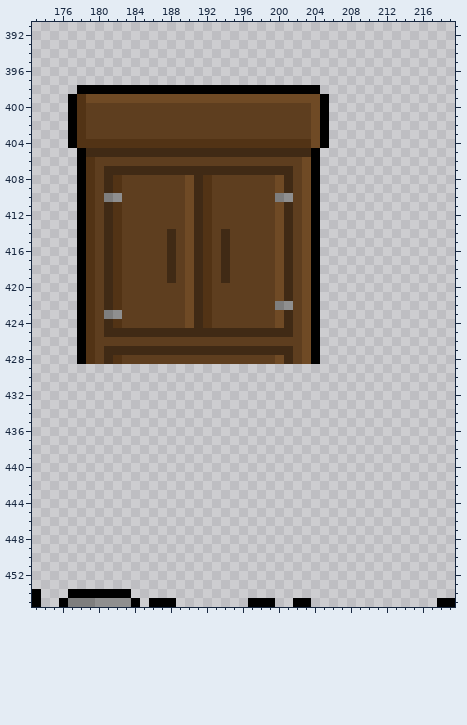
Edited in one commit: pixel-art file (.Aseprite Files/Tiles/HouseTileset.ase). Above, as it was before the edit.
600x600 pixels, 1 frame. Colours within 5 levels of each other are drawn and written as one. Shown: x 173..219, y 391..455. The commit also changed other parts of the picture, which this record leaves out.
After:
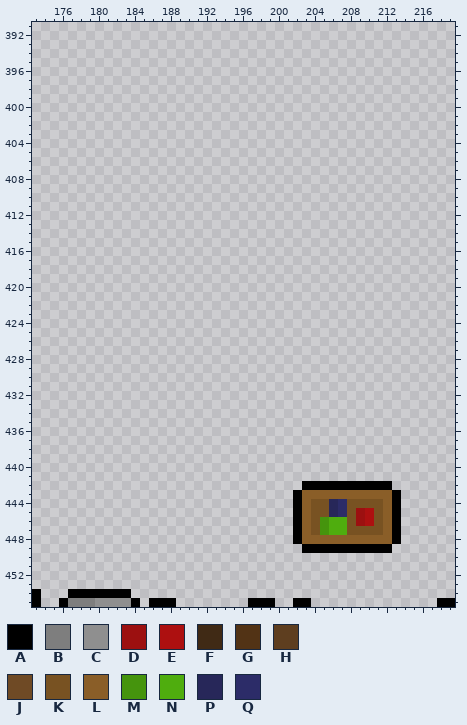
Palette (. is transparent): A #000000  B #7e7e7e  C #8f8f8f  D #9c1010  E #ad1010  F #402a15  G #523315  H #5e3e1f  J #6f4a25  K #785222  L #8a5e28  M #45940d  N #4fad0e  P #272759  Q #2c2c68
Difference:
{"y":398,"x":178,"old":"AAAAAAAAAAAAAAAAAAAAAAAAAAA","new":"..........................."}
{"y":399,"x":177,"old":"AGJJJJJJJJJJJJJJJJJJJJJJJJJJA","new":"............................."}
{"y":400,"x":177,"old":"AGHHHHHHHHHHHHHHHHHHHHHHHHHJA","new":"............................."}
{"y":401,"x":177,"old":"AGHHHHHHHHHHHHHHHHHHHHHHHHHJA","new":"............................."}
{"y":402,"x":177,"old":"AGHHHHHHHHHHHHHHHHHHHHHHHHHJA","new":"............................."}
{"y":403,"x":177,"old":"AGHHHHHHHHHHHHHHHHHHHHHHHHHJA","new":"............................."}
{"y":404,"x":177,"old":"AGGGGGGGGGGGGGGGGGGGGGGGGGGJA","new":"............................."}
{"y":405,"x":178,"old":"AFFFFFFFFFFFFFFFFFFFFFFFFFA","new":"..........................."}
{"y":406,"x":178,"old":"AGHHHHHHHHHHHHHHHHHHHHHHHJA","new":"..........................."}
{"y":407,"x":178,"old":"AGHFFFFFFFFFFFFFFFFFFFFFHJA","new":"..........................."}
{"y":408,"x":178,"old":"AGHFGHHHHHHHJFGHHHHHHHJFHJA","new":"..........................."}
{"y":409,"x":178,"old":"AGHFGHHHHHHHJFGHHHHHHHJFHJA","new":"..........................."}
{"y":410,"x":178,"old":"AGHBCHHHHHHHJFGHHHHHHHBCHJA","new":"..........................."}
{"y":411,"x":178,"old":"AGHFGHHHHHHHJFGHHHHHHHJFHJA","new":"..........................."}
{"y":412,"x":178,"old":"AGHFGHHHHHHHJFGHHHHHHHJFHJA","new":"..........................."}
{"y":413,"x":178,"old":"AGHFGHHHHHHHJFGHHHHHHHJFHJA","new":"..........................."}
{"y":414,"x":178,"old":"AGHFGHHHHHFHJFGHFHHHHHJFHJA","new":"..........................."}
{"y":415,"x":178,"old":"AGHFGHHHHHFHJFGHFHHHHHJFHJA","new":"..........................."}
{"y":416,"x":178,"old":"AGHFGHHHHHFHJFGHFHHHHHJFHJA","new":"..........................."}
{"y":417,"x":178,"old":"AGHFGHHHHHFHJFGHFHHHHHJFHJA","new":"..........................."}
{"y":418,"x":178,"old":"AGHFGHHHHHFHJFGHFHHHHHJFHJA","new":"..........................."}
{"y":419,"x":178,"old":"AGHFGHHHHHFHJFGHFHHHHHJFHJA","new":"..........................."}
{"y":420,"x":178,"old":"AGHFGHHHHHHHJFGHHHHHHHJFHJA","new":"..........................."}
{"y":421,"x":178,"old":"AGHFGHHHHHHHJFGHHHHHHHJFHJA","new":"..........................."}
{"y":422,"x":178,"old":"AGHFGHHHHHHHJFGHHHHHHHBCHJA","new":"..........................."}
{"y":423,"x":178,"old":"AGHBCHHHHHHHJFGHHHHHHHJFHJA","new":"..........................."}
{"y":424,"x":178,"old":"AGHFGHHHHHHHJFGHHHHHHHJFHJA","new":"..........................."}
{"y":425,"x":178,"old":"AGHFFFFFFFFFFFFFFFFFFFFFHJA","new":"..........................."}
{"y":426,"x":178,"old":"AGHHHHHHHHHHHHHHHHHHHHHHHJA","new":"..........................."}
{"y":427,"x":178,"old":"AGHFFFFFFFFFFFFFFFFFFFFFHJA","new":"..........................."}
{"y":428,"x":178,"old":"AGHFGHHHHHHHHHHHHHHHHHJFHJA","new":"..........................."}
{"y":442,"x":203,"old":"..........","new":"AAAAAAAAAA"}
{"y":443,"x":202,"old":"............","new":"ALLLLLLLLLLA"}
{"y":444,"x":202,"old":"............","new":"ALKKPQKKKKLA"}
{"y":445,"x":202,"old":"............","new":"ALKKPQKDEKLA"}
{"y":446,"x":202,"old":"............","new":"ALKMNNKDEKLA"}
{"y":447,"x":202,"old":"............","new":"ALKMNNKKKKLA"}
{"y":448,"x":202,"old":"............","new":"ALLLLLLLLLLA"}
{"y":449,"x":203,"old":"..........","new":"AAAAAAAAAA"}
{"label":"erased","picture_box":[68,85,329,364]}
{"label":"added","picture_box":[293,481,401,553]}
